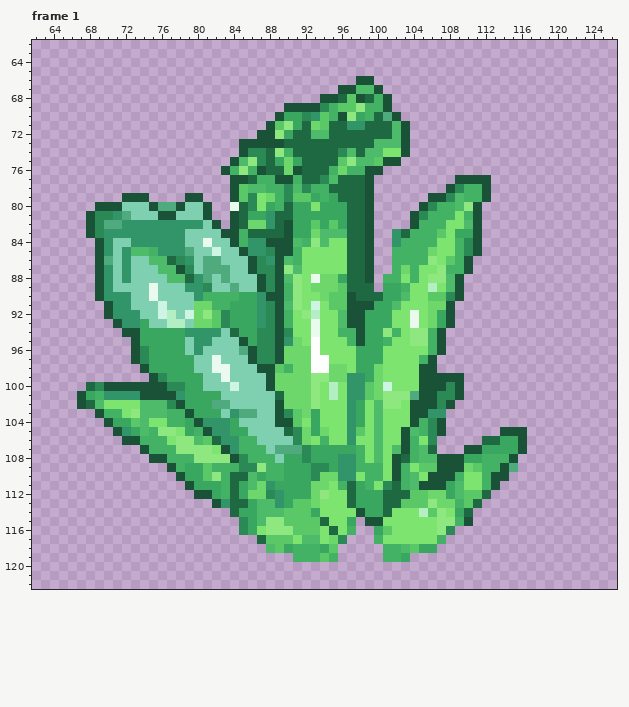
Pixel-art file, stored at Assets/Sprites/Sprite-0001.aseprite. Above, as it was before the edit.
128x128 pixels, 3 frames. Colours within 5 levels of each other are drawn and written as one. Shown: frame 1: x 62..126, y 62..122. The commit also changed other frames or places, which this record leaves out.
After:
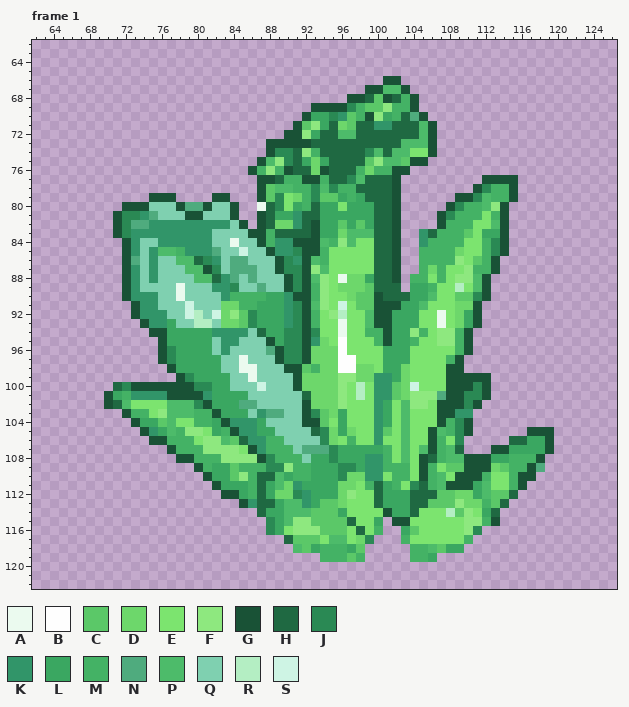
Palette (. is transparent): A #ebfaef  B #fefefe  C #5bc868  D #6dd76b  E #7ce46f  F #8ee87f  G #195236  H #1f6942  J #2a8954  K #319569  L #3aa761  M #44b265  N #4fab7e  P #4dbb6a  Q #7fd0b0  R #b4eec3  S #cef4e4
From old to new:
Changed rows in their new state; - is an unchanged pixel.
Frame 1, layer "5664129":
first column x 67:
 66 -------------------------------..-GG-----------------
 67 -----------------------------...G-PPG----------------
 68 ---------------------------...G--C-HMG---------------
 69 -----------------------...-GGGJMCCFMMG---------------
 70 ----------------------...GLLJKCMGFLMHNG--------------
 71 ---------------------...GCFL-DCH-KKHHHPG-------------
 72 --------------------...GGFLH-PP----HHHPG-------------
 73 ------------------...--GGG-------HHHPPPG-------------
 74 ------------------...GJJ-FM--HH-J-HPPEEG-------------
 75 -----------------...GPFJHLDL-HHHCFPPCGG--------------
 76 ----------------...GMFMGH-DGHHH-DMMGG----------------
 77 -----------------...GGHM-GGMH-JPHHHG------...-GGG----
 78 -----------------...GCPPMMJPJMM-HHHG-----...GJMMG----
 79 -----...GGG-..-GG...GCJEDMJCCLMLHHHG---...GGJPMMG----
 80 --...GGGQQQ-NN-QQG..AHJE-MH--ELLLHHG--...GJMMPFG-----
 81 -...GJJKNQQ-GGQQQ-..GHLLKHH---LLLHHG-...GJM-MEMG-----
 82 -...GJNN------KKKQG.GHDDKHG-LCLCLHHG-...GMMMEEPG-----
 83 -...GJ------KKK-QQQGGM-HHHGLLDPPPHHG..KHMMMCELLG-----
 84 --...G-QQ---KKK--AQQGMKKGGG-MFPEEHHG..K-MM-EEMJG-----
 85 --...GKQKPPMKKKN--SQQGKKJGGM--EEEHHG..-MMMDEEMJG-----
 86 --...GN-KQQPPHJK-NNQQQ-JKGPM--EEEHHG..-MMMFECMG------
 87 --...GK-KQQQPPGJQNNNQQ-JJGFP--EEEHHG..MDMEEFMMG------
 88 --...GK-K-QQQPPHKN-NQQQGJGPFEADDLHHG.-MEMEFFPG-------
 89 --...GK-Q--AQQQKKJ--NQQGJGMFEDDDCHHH.LLM-EREPG-------
 90 --...GKKK--A-QQQK-MMMLLKGGMFEEDCCGHHHLLPEECCJG-------
 91 ---...GKKQ--SQQQDDMMLLLKJGPFESECCGGGLLPEEEDDG--------
 92 ---...GKKKQ--RQSDFCJLLLKJGM-FREEPGGLLL-EAEDLG--------
 93 ----...GKKLQ-RRQDDCJLLLKJGM--AEEPGGLLL-EAEDLG--------
 94 -----...GG--LLL-KKKQHLL-JGJ--AEEMMGLL-MEFFMG---------
 95 ------...G--LLL-KKQQQGLJJGKD-BEEEMGLLMEEFFMG---------
 96 ------...GJ-LLL-K-QQQN-JJGDDDB-EEELLL--EEEMG---------
 97 ------...GJ--LLL--AQQQ-JJGDDDBBEEELLL-EEEMG----------
 98 -------...G--LLLQ-AAQQQGGCMD-BBDDELLD-EEEGG----------
 99 --------...GJ-LLL--A-QQQG-DD-FFDDKKLD-EEE--GGG-------
100 -...HJ----GGGJJLLQ--SQQQG-DDDFEREKKCDSEEEG-GJG-------
101 ...GLM-KKK-GGGK-LLL---QQQHDDDFEREKKCDFFFNG-JJG-------
102 ...GHP-EEEPPPJGLLLNN--QQQGDDDFEE-KLEPFFEG-GJG--------
103 --...GMMEFPPPMMGLLLQKNNQQGJCDLEE-KL-PEEEGGKK---------
104 ---...GLLCPEEMMLGKKKL-QQQGGC-LEE-KL-PEEE-MJG---------
105 ----...GKLPMFFELMGKKLL-QQQHJDLDE-KC-PEEGPMJG---...GGG
106 -----...GGMMMEFFPCHKKMM-QQQJD-M--K--PE-GMEJ--...HHLLG
107 -------...GMMM-FFFEGKMMMQNNNJ--LLLMEPE-GMPH...GG-LLLG
108 --------...GGMMM-FFFGJMMMQ--JLLLKKMEPEGHMPPGGGLLMMMG-
109 ----------...GMLLCMMMJJFMMLL-JJLKKMM--GMECCGGGDCMMGN-
110 -----------...GLLCFMHHP-MMLLLJDDKK-M-EGMPEGGG-EEMGG--
111 ------------...GLL-MHLPDK-LLLDDE-HLMEJHMPGGGLPEEMG---
112 -------------...GG-MHLDDJKLLLDFEEHLLLHHHCCDDLPCCH----
113 ---------------...GKHHLPPKLCCDEEEHLLLHHCCCFDDMCH-----
114 -----------------...HLLPPPCCCL-EEEGLLHEEERCFELH------
115 ------------------...JLPFF-CCCHEEL.GG---EEEFFMG------
116 ------------------...JLEFFFCCCEHEM..LC--EEEFJ--------
117 --------------------...HCCC-PPEDJ...M---EEEM---------
118 ---------------------...PCLMMMLC--...MMPCLL----------
119 ------------------------...M-MCM--...MML-------------
Pixel boxes of the changes (left, top, right, bottom) in both pictures:
changed: (77, 76, 554, 562)
